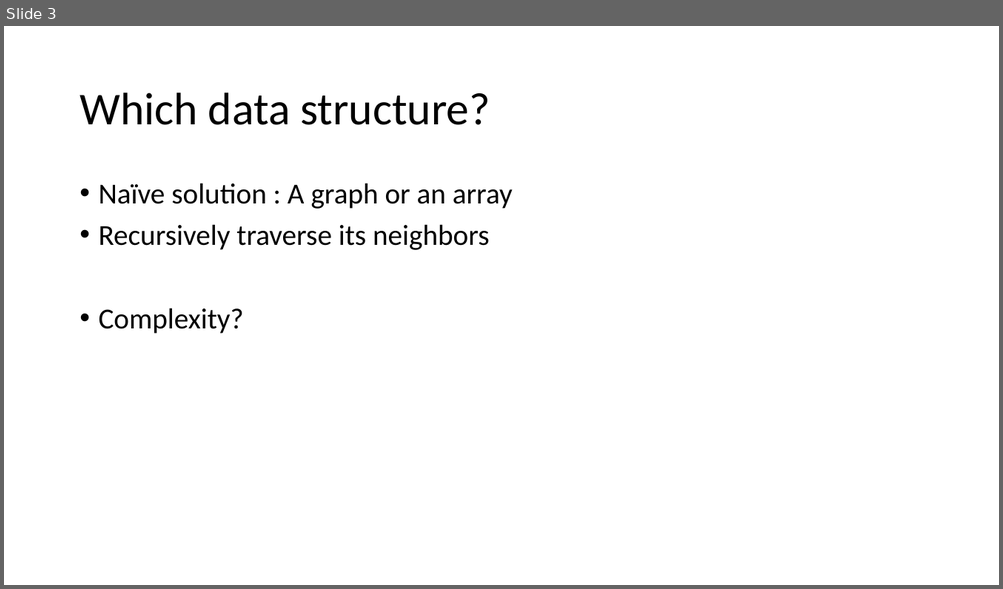
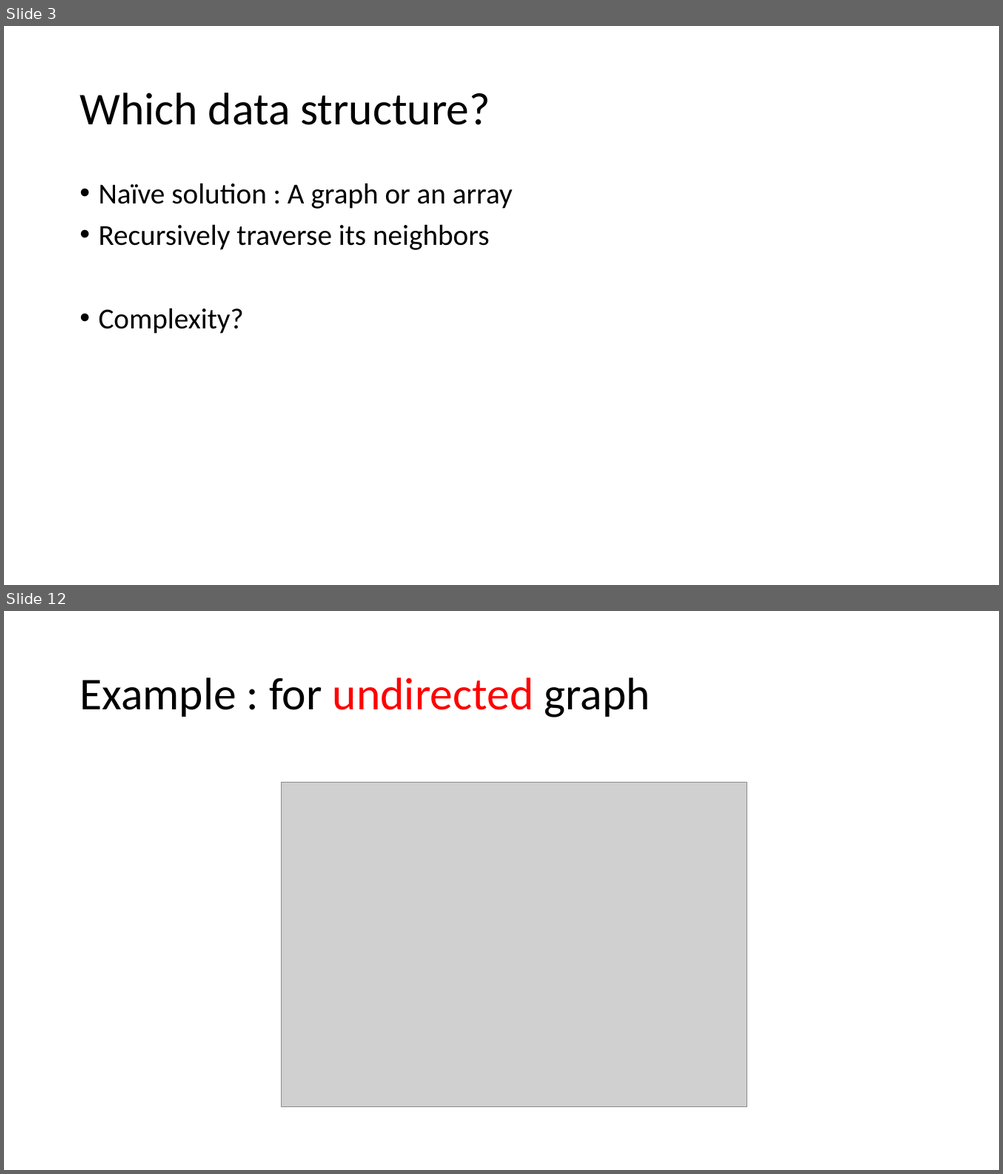
Before and after one commit to kwea123/cpp_data_algo, a slide deck: 8_Disjoint.pptx. Shown one above the other, each under a label of ours: slide 3 before the commit, slides 3 and 12 after it; the slides between them are not shown. The pictures are 1003x589 and 1003x1174 pixels, drawn with LibreOffice and Linux fonts; fonts in the diff are those of the drawing; grey boxes stand for pictures. Boxes give left, top, right and bottom in pixels: in the first picture for what was removed or moved away, otherwise in the second. Text is boxed around its words. In the diff, an @@ line names an element or a change of style, - is before the commit and + after.

```diff
--- a/8_Disjoint.pptx
+++ b/8_Disjoint.pptx
@@ slide 12 added at (4,611,999,1170), background #FFFFFF @@
@@ title added at (79,678,650,718), 44 pt, text #000000 @@
+Example : for undirected graph
@@ picture added at (282,783,747,1107) @@
```
Also in this commit, not shown: 2 slides changed, 16 other slides added, 15 other files.
